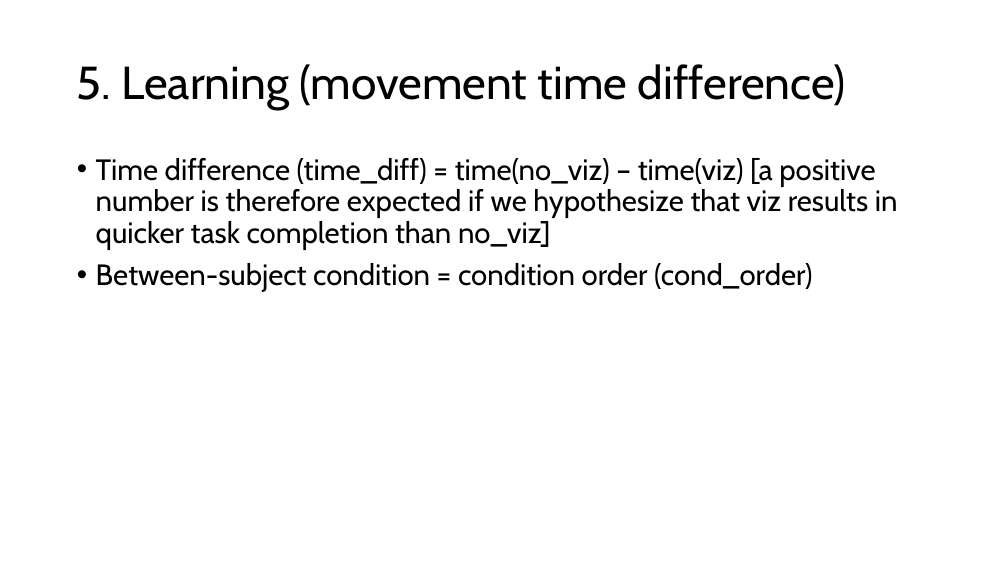
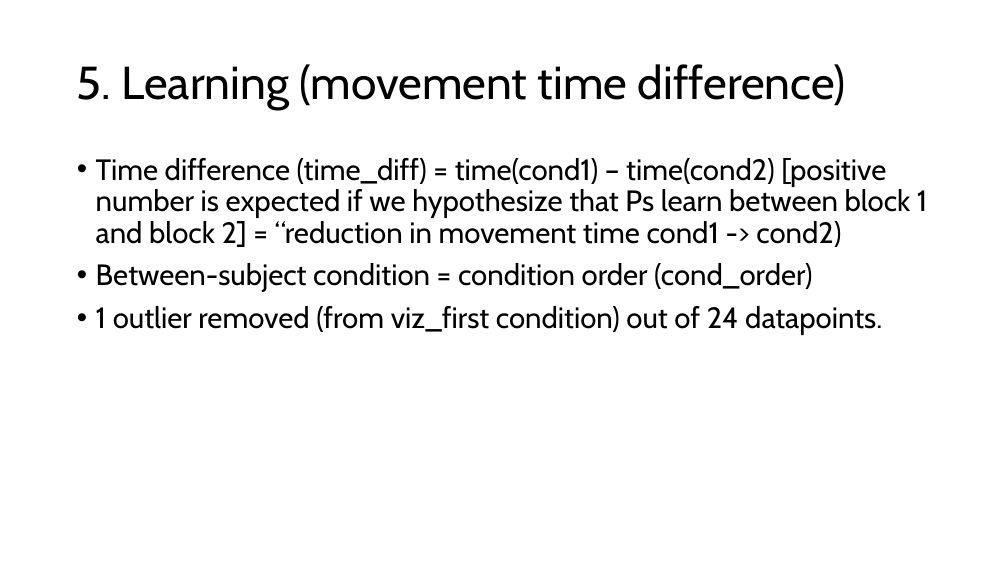
Before and after one commit to mpan31415/robot-x-ar, a slide deck: slide 27 of study2/study2_results_summary.pptx. Drawn at 1008x567 pixels with LibreOffice and Linux fonts; fonts in the diff are those of the drawing. Boxes give left, top, right and bottom in pixels: in the first picture for what was removed or moved away, otherwise in the second. Text is boxed around its words. In the diff, an @@ line names an element or a change of style, - is before the commit and + after.

```diff
--- a/study2/study2_results_summary.pptx
+++ b/study2/study2_results_summary.pptx
@@ text at bbox=[96, 158, 927, 247]: text changed @@
-• Time difference (time_diff) = time(no_viz) – time(viz) [a positive number is therefore expected if we hypothesize that viz results in quicker task completion than no_viz]
+• Time difference (time_diff) = time(cond1) – time(cond2) [positive number is expected if we hypothesize that Ps learn between block 1 and block 2] = “reduction in movement time cond1 -> cond2)
@@ text at bbox=[96, 306, 882, 335]: paragraph added @@
+• 1 outlier removed (from viz_first condition) out of 24 datapoints.
```
Also in this commit, not shown: 2 other slides changed, 1 slide removed, 13 other files.
